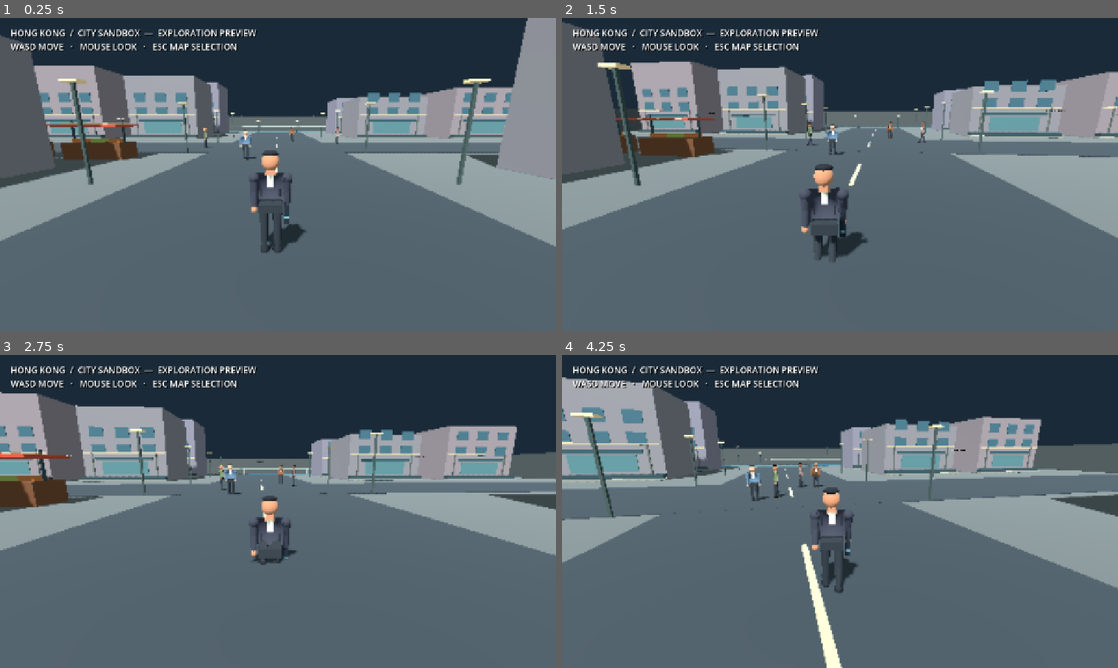
Above: before the commit, frames 1-4 (two rows, left to right).
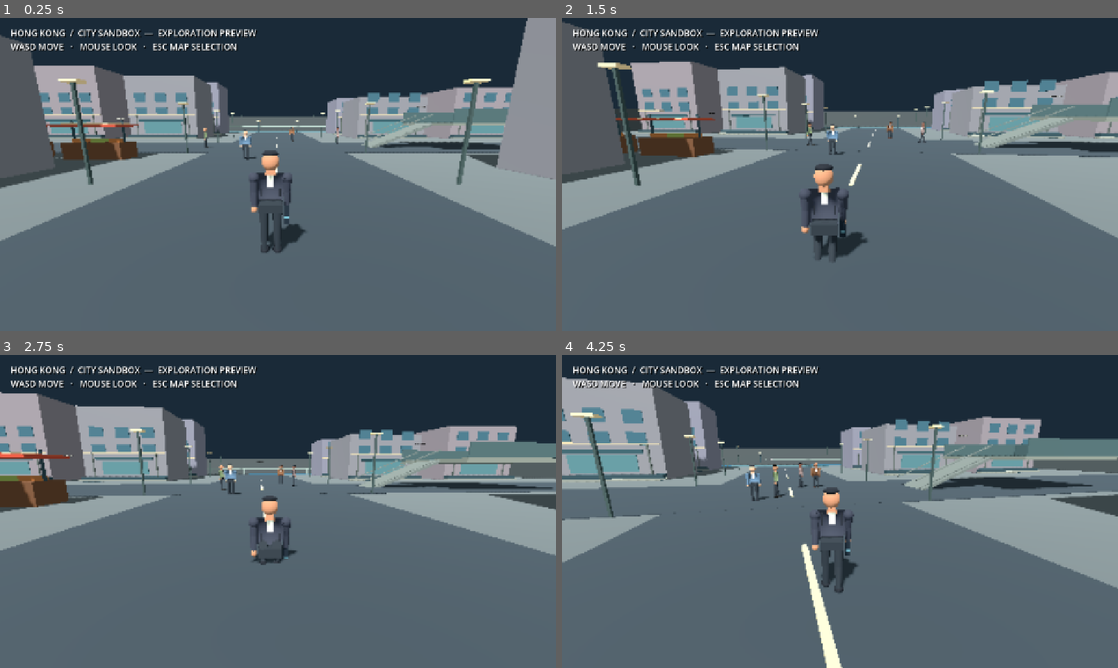
Above: after the commit, the same moments.

Repository: CoolgamerProXD/Stealty-Assasin-redesigned-computing-machine-Beta
Game: Godot game, scene res://scenes/hong_kong_preview.tscn
Same seed, same stepped clock (60 frames per second), same inputs: the game is played once before the commit and once after it. This scene is started directly instead of the project's main scene.
Inputs (mouse positions are in pixels of both pictures, inside the frame that each line leads up to):
- Up to frame 1 (0.25 s): no input
- Up to frame 2 (1.5 s): move the mouse to (867, 174) at 0.52 s; hold C (crouch) 0.53-1.28 s; hold W (move_forward) from 0.53 s (still down); click (867, 174) at 0.67 s; move the mouse to (812, 174) at 1.27 s; right-click (812, 174) at 1.35 s
- Up to frame 3 (2.75 s): keep holding W (move_forward); tap C (crouch) at 1.55 s; move the mouse to (289, 505) at 2.02 s; hold C (crouch) from 2.03 s (still down)
- Up to frame 4 (4.25 s): keep holding W (move_forward); move the mouse to (834, 517) at 2.77 s; release C (crouch) at 2.78 s; tap 1 (equip_primary) at 2.85 s; click (834, 517) at 2.92 s; tap C (crouch) at 3.05, 3.8 s; move the mouse to (878, 514) at 3.52 s; hold 2 (equip_secondary) from 3.53 s (still down)

The runs differ from the first frame. In frame 1, 1.3% of the frame differs, in the area x 64-92%, y 28-42%; in frame 2, 1.5%; in frame 3, 2.1%; in frame 4, 2.8%, in the area x 60-100%, y 25-44%.

Commit message:
Add accessible city walkway and rolling mountain terrain
Co-authored-by: arena-agent <297053741+arena-agent@users.noreply.github.com>

Diff:
--- a/scripts/world/hotel.gd
+++ b/scripts/world/hotel.gd
@@ -96,7 +96,7 @@
  visual.mesh = box_meshes[size]
  visual.material_override = box_materials[color]
  # Apply the finish only to Meridian's floor slabs, never to Initiation.
- if mission_id() == "meridian" and size.y == 0.3 and size.x >= 13.0 and (is_equal_approx(pos.y,-0.15) or is_equal_approx(pos.y,3.45)):
+ if mission_id() == "meridian" and is_equal_approx(size.y, 0.3) and size.x >= 13.0 and (is_equal_approx(pos.y,-0.15) or is_equal_approx(pos.y,3.45)):
   if floor_finish == null:
    floor_finish = ShaderMaterial.new()
    floor_finish.shader = preload("res://shaders/meridian_floor.gdshader")
@@ -175,6 +175,7 @@
 func _hotel_window(pos: Vector3, size: Vector3) -> void:
  var body := StaticBody3D.new()
  body.name = "GlazedWindow"
+ body.add_to_group("hotel_windows")
  body.position = pos
  add_child(body)
  var shape := BoxShape3D.new()
--- a/scripts/world/landscape_preview.gd
+++ b/scripts/world/landscape_preview.gd
@@ -3,12 +3,14 @@
 @export_enum("city", "mountain") var preview_kind: String = "city"
 var accents: Array[Transform3D] = []
 var accent_colors: Array[Color] = []
+var canopy_transforms: Array[Transform3D] = []
 
 func _ready() -> void:
  _environment()
  if preview_kind == "city": _city()
  else: _mountain()
  _flush_accents()
+ _flush_canopies()
  _scene_population()
  player = HotelPlayer.new()
  player.position = Vector3(0,0.05,20)
@@ -47,6 +49,117 @@
  visual.name = "DistrictDetails"
  visual.multimesh = multi
  visual.cast_shadow = GeometryInstance3D.SHADOW_CASTING_SETTING_OFF
+ add_child(visual)
+
+func _flush_canopies() -> void:
+ if canopy_transforms.is_empty(): return
+ var multi := MultiMesh.new()
+ multi.transform_format = MultiMesh.TRANSFORM_3D
+ var mesh := SphereMesh.new()
+ mesh.radius = 0.5
+ mesh.height = 1.0
+ mesh.radial_segments = 8
+ mesh.rings = 4
+ var material := StandardMaterial3D.new()
+ material.albedo_color = Color(0.22,0.39,0.23)
+ material.roughness = 0.95
+ mesh.material = material
+ multi.mesh = mesh
+ multi.instance_count = canopy_transforms.size()
+ for i: int in range(canopy_transforms.size()): multi.set_instance_transform(i,canopy_transforms[i])
+ var trees := MultiMeshInstance3D.new()
+ trees.name = "TreeCanopies"
+ trees.multimesh = multi
+ trees.cast_shadow = GeometryInstance3D.SHADOW_CASTING_SETTING_OFF
+ add_child(trees)
+
+# Fictional accessible upper walkway; it is not connected to the NPC navmesh.
+func _city_walkway() -> void:
+ var ramp := StaticBody3D.new()
+ ramp.name = "CityWalkwayRamp"
+ ramp.position = Vector3(12,1.10,0)
+ ramp.rotation.z = atan(2.4 / 6.0)
+ add_child(ramp)
+ var size := Vector3(6.5,0.2,2.8)
+ var mesh := BoxMesh.new()
+ mesh.size = size
+ var visual := MeshInstance3D.new()
+ visual.mesh = mesh
+ var material := StandardMaterial3D.new()
+ material.albedo_color = Color(0.38,0.40,0.38)
+ material.roughness = 0.88
+ visual.material_override = material
+ ramp.add_child(visual)
+ var collider := CollisionShape3D.new()
+ var shape := BoxShape3D.new()
+ shape.size = size
+ collider.shape = shape
+ ramp.add_child(collider)
+ for z: float in [-1.35,1.35]:
+  var rail := MeshInstance3D.new()
+  var rail_mesh := BoxMesh.new()
+  rail_mesh.size = Vector3(6.5,0.08,0.08)
+  rail.mesh = rail_mesh
+  rail.position = Vector3(0,0.9,z)
+  rail.material_override = material
+  ramp.add_child(rail)
+ _box(Vector3(19,2.25,0),Vector3(8.5,0.3,8),Color(0.44,0.45,0.41),true)
+ for z: float in [-4.0,4.0]:
+  _box(Vector3(19,2.95,z),Vector3(8.5,1.1,0.10),Color(0.25,0.32,0.32),true)
+ _box(Vector3(23.2,2.95,0),Vector3(0.10,1.1,8),Color(0.25,0.32,0.32),true)
+ _sign("PUBLIC WALKWAY", Vector3(16.5,4.2,-3.8),30)
+
+# Gently rolling terrain meshes meet the surrounding ground at their edges.
+# Physics uses the same triangles as the visible terrain, not a flat fake floor.
+func _terrain_patch(x0: float, z0: float, width: float, depth: float, height: float) -> void:
+ var divisions := 12
+ var surface := SurfaceTool.new()
+ surface.begin(Mesh.PRIMITIVE_TRIANGLES)
+ for ix: int in range(divisions):
+  for iz: int in range(divisions):
+   var points: Array[Vector3] = []
+   for corner: Vector2i in [Vector2i(0,0),Vector2i(0,1),Vector2i(1,1),Vector2i(0,0),Vector2i(1,1),Vector2i(1,0)]:
+    var u := float(ix+corner.x)/float(divisions)
+    var v := float(iz+corner.y)/float(divisions)
+    var y := maxf(0.0, sin(PI*u) * sin(PI*v)) * height
+    points.append(Vector3(x0+u*width,y,z0+v*depth))
+   for point: Vector3 in points: surface.add_vertex(point)
+ surface.generate_normals()
+ var mesh := surface.commit()
+ var material := StandardMaterial3D.new()
+ material.albedo_color = Color(0.31,0.43,0.30)
+ material.roughness = 1.0
+ material.cull_mode = BaseMaterial3D.CULL_DISABLED
+ var body := StaticBody3D.new()
+ body.name = "MountainTerrain"
+ add_child(body)
+ var visual := MeshInstance3D.new()
+ visual.mesh = mesh
+ visual.material_override = material
+ body.add_child(visual)
+ var collider := CollisionShape3D.new()
+ collider.shape = mesh.create_trimesh_shape()
+ body.add_child(collider)
+
+func _village_roof(center: Vector3) -> void:
+ var surface := SurfaceTool.new()
+ surface.begin(Mesh.PRIMITIVE_TRIANGLES)
+ var a := Vector3(-4,0,-4)
+ var b := Vector3(4,0,-4)
+ var c := Vector3(4,0,4)
+ var d := Vector3(-4,0,4)
+ var e := Vector3(-4,1.2,0)
+ var f := Vector3(4,1.2,0)
+ for p: Vector3 in [a,b,f,a,f,e, d,e,f,d,f,c, a,e,d, b,c,f]: surface.add_vertex(p)
+ surface.generate_normals()
+ var visual := MeshInstance3D.new()
+ visual.mesh = surface.commit()
+ visual.position = center
+ var material := StandardMaterial3D.new()
+ material.albedo_color = Color(0.40,0.17,0.13)
+ material.roughness = 0.9
+ material.cull_mode = BaseMaterial3D.CULL_DISABLED
+ visual.material_override = material
  add_child(visual)
 
 func _scene_population() -> void:
@@ -95,9 +208,10 @@
     for dx: float in [-3.0,0.0,3.0]:
      _box(Vector3(x+dx,2.0+level*2.0,z+4.54),Vector3(1.6,1.2,0.06),Color(0.22,0.34,0.38))
    _box(Vector3(x,0.3,z+4.9),Vector3(10,0.6,0.8),dark)
+ _city_walkway()
  # Market stalls, pedestrian streets and waterfront promenade.
  for x: float in [-30.0,-24.0,-18.0,-12.0]:
-  _box(Vector3(x,0.55,8),Vector3(3.8,1.1,1.8),Color(0.38,0.25,0.17))
+  _box(Vector3(x,0.55,8),Vector3(3.8,1.1,1.8),Color(0.38,0.25,0.17),true)
   _box(Vector3(x,2.2,8),Vector3(4.1,0.12,2.4),Color(0.67,0.25,0.18))
   for side: float in [-1.7,1.7]: _box(Vector3(x+side,1.3,8),Vector3(0.1,2.5,0.1),dark)
  _sign("MARKET STREET",Vector3(-21,3.0,5),38)
@@ -135,14 +249,17 @@
 func _mountain() -> void:
  _ground(Color(0.36,0.46,0.34))
  var stone := Color(0.61,0.60,0.53)
- var red := Color(0.42,0.17,0.14)
+ _terrain_patch(-43,-38,33,36,2.6)
+ _terrain_patch(10,-38,33,36,2.9)
  var dark := Color(0.22,0.24,0.20)
  # Broad public approach. The statue is a non-destructible landmark.
  _box(Vector3(0,0.03,0),Vector3(11,0.06,80),stone)
  _box(Vector3(0,0.06,-22),Vector3(26,0.12,18),stone.lightened(0.08))
  for x: float in [-22.0,-14.0,14.0,22.0]:
   _box(Vector3(x,1.5,13),Vector3(7,3,7),Color(0.65,0.53,0.39),true)
-  _box(Vector3(x,3.2,13),Vector3(8,0.4,8),red)
+  _village_roof(Vector3(x,3.15,13))
+  _accent(Vector3(x,3.18,9.0),Vector3(8.2,0.16,0.18),Color(0.30,0.18,0.14))
+  _accent(Vector3(x,3.18,17.0),Vector3(8.2,0.16,0.18),Color(0.30,0.18,0.14))
   _box(Vector3(x,1.5,9.44),Vector3(5,1.7,0.05),Color(0.25,0.35,0.32))
  _sign("VILLAGE APPROACH",Vector3(0,3.2,12),38)
  _box(Vector3(0,0.7,-29),Vector3(12,1.4,9),Color(0.42,0.39,0.33),true)
@@ -169,7 +286,8 @@
  for x: float in [-30.0,-20.0,-12.0,12.0,20.0,30.0]:
   for z: float in [-33.0,-17.0,0.0,26.0,36.0]:
    _box(Vector3(x,1.1,z),Vector3(0.45,2.2,0.45),Color(0.28,0.22,0.14))
-   _box(Vector3(x,2.7,z),Vector3(2.8,2.4,2.8),Color(0.19,0.36,0.22))
+   canopy_transforms.append(Transform3D(Basis.IDENTITY.scaled(Vector3(3.0,2.7,3.0)),Vector3(x,2.7,z)))
+   canopy_transforms.append(Transform3D(Basis.IDENTITY.scaled(Vector3(1.9,1.8,1.9)),Vector3(x+0.8,3.45,z-0.4)))
  # Benches, visitor railings and path edging respect the landmark's public use.
  for z: float in [-16.0,-6.0,4.0,14.0,24.0]:
   for x: float in [-6.5,6.5]:
--- a/scripts/world/tung_chung_preview.gd
+++ b/scripts/world/tung_chung_preview.gd
@@ -124,7 +124,7 @@
   _box(Vector3(13.25,float(i)*0.29+0.7,1.0-float(i)*0.44), Vector3(0.08,0.12,0.47), dark)
   _box(Vector3(15.75,float(i)*0.29+0.7,1.0-float(i)*0.44), Vector3(0.08,0.12,0.47), dark)
  _sign("CONCOURSE  /  UPPER WALKWAY", Vector3(17,4.65,-3.85), 28)
- # A central information island and seating; kept non-solid in this blockout.
+ # The information island is solid; seating remains decorative.
  _box(Vector3(-1,0.55,0), Vector3(5,1.1,2), Color(0.26,0.36,0.38), true)
  _box(Vector3(-1,1.15,0), Vector3(5.2,0.12,2.2), Color(0.76,0.75,0.66))
  _sign("INFORMATION", Vector3(-1,2.6,0.5), 36)
@@ -134,7 +134,7 @@
   for side: float in [-0.9,0.9]: _box(Vector3(x+side,0.22,5), Vector3(0.12,0.5,0.55), dark)
  # Fictional platform edge and stationary train facade; no rail-access mechanics.
  _box(Vector3(0,0.025,10.7), Vector3(43,0.05,0.25), Color(0.95,0.75,0.20))
- _box(Vector3(0,1.7,12.6), Vector3(38,3.4,1.3), Color(0.75,0.78,0.76))
+ _box(Vector3(0,1.7,12.6), Vector3(38,3.4,1.3), Color(0.75,0.78,0.76), true)
  _box(Vector3(0,1.8,11.92), Vector3(37,1.0,0.05), dark)
  for x: float in [-16.0,-12.0,-8.0,-4.0,0.0,4.0,8.0,12.0,16.0]:
   _box(Vector3(x,1.8,11.87), Vector3(2.3,0.75,0.06), Color(0.31,0.44,0.47))
--- a/tests/run_tests.gd
+++ b/tests/run_tests.gd
@@ -129,7 +129,7 @@
  check(not furniture_hit.is_empty() and (furniture_hit.collider as Node).is_in_group("new_furniture_collision"), "restaurant chair blocks physical movement")
  var window_query := PhysicsRayQueryParameters3D.create(Vector3(-30,2,15),Vector3(-30,2,17))
  var window_hit := player.get_world_3d().direct_space_state.intersect_ray(window_query)
- check(not window_hit.is_empty() and str((window_hit.collider as Node).name).begins_with("GlazedWindow"), "visible window bays retain a physical exterior barrier")
+ check(not window_hit.is_empty() and (window_hit.collider as Node).is_in_group("hotel_windows"), "visible window bays retain a physical exterior barrier")
  check(world.get("floor_finish") is ShaderMaterial, "Meridian stone and timber floors use the shared world-space finish")
  var before_migration := player.global_position
  player.global_position = Vector3(-38,0.05,-8.45)
@@ -878,6 +878,18 @@
      for actor: HotelNpc in preview_npcs: excludes.append(actor.get_rid())
      query.exclude = excludes
      check(visitor.get_world_3d().direct_space_state.intersect_ray(query).is_empty(), preview_name + " scripted route remains free of solid architecture")
+     if preview_name == "HONG KONG":
+      preview_player.global_position = Vector3(8.4,0.05,0)
+      preview_player.rotation.y = 0
+      preview_player.velocity = Vector3.ZERO
+      await physics_frame
+      Input.action_press("move_right")
+      await create_timer(3.6).timeout
+      Input.action_release("move_right")
+      print("CITY_WALKWAY_DIAG: ", preview_player.global_position)
+      check(preview_player.global_position.x > 15.0 and preview_player.global_position.y > 2.0, "city preview raised walkway is physically reachable")
+     else:
+      check(preview.find_child("MountainTerrain", true, false) != null and preview.find_child("TreeCanopies", true, false) != null, "mountain has physical rolling terrain and batched trees")
     var exit_event := InputEventAction.new()
     exit_event.action = "release_mouse"
     exit_event.pressed = true
